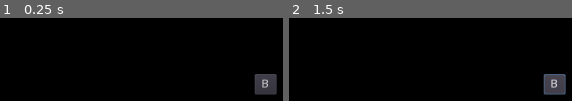
Above: before the commit, frames 1-2 (left to right).
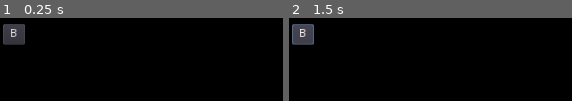
Above: after the commit, the same moments.

Repository: FrederickKDP/EveryDayQuote
Game: Godot game, scene res://Main.tscn
Two runs of this game, one before a commit and one after it. Both use one fixed random seed, a clock stepped at 60 frames per second and the inputs below.
Inputs:
- Up to frame 1 (0.25 s): no input
- Up to frame 2 (1.5 s): click "B" at 0.5 s; click "B" at 1.25 s

The runs differ from the first frame. In frame 1, 3.9% of the frame differs, in the area x 1-98%, y 7-93%; in frame 2, 4.0%.

Commit message:
fade animation and tag display by loop

Diff:
--- a/JsonReader.gd
+++ b/JsonReader.gd
@@ -6,12 +6,22 @@
 var current_quote : int = 0
 var max_quotes : int = 0
 
+onready var group_label : Control = $Control
 onready var quote_label : Label = $Control/Quote
 onready var author_label : Label = $Control/Author
 onready var tags_label : Label = $Control/Tags
 
+onready var fadeIn : Tween = $FadeIn
+onready var fadeOut : Tween = $FadeOut
+
+onready var timer : Timer = $NextQuote
+
 # Called when the node enters the scene tree for the first time.
 func _ready():
+	#Fades
+	var _inter = fadeIn.interpolate_property(group_label, "modulate", Color(1,1,1,1), Color(1,1,1,0), 1, Tween.TRANS_LINEAR, Tween.EASE_IN)
+	_inter = fadeOut.interpolate_property(group_label, "modulate", Color(1,1,1,0), Color(1,1,1,1), 1, Tween.TRANS_LINEAR, Tween.EASE_IN)
+
 	get_tree().get_root().set_transparent_background(true)
 	randomize()
 	var file = File.new()
@@ -20,24 +30,42 @@
 	quotes_col  = JSON.parse(content)
 	max_quotes = quotes_col.result.size()
 	current_quote = randi()%max_quotes
-	var entity = quotes_col.result[current_quote]
-	show_quote(entity)
+	#var entity = quotes_col.result[current_quote]
+	update_quote()
+	fadeOut.start()
 	file.close()
 	#return content
 
 func next_quote():
-	print("call")
+	print("next quote")
 	current_quote+=1
 	if(current_quote>=max_quotes):
 		current_quote=0
+	#fadeIn.reset_all()
+	var _inter = fadeIn.interpolate_property(group_label, "modulate", Color(1,1,1,1), Color(1,1,1,0), 1, Tween.TRANS_LINEAR, Tween.EASE_IN)
+	fadeIn.start()
+
+func update_quote():
 	var entity = quotes_col.result[current_quote]
-	show_quote(entity)
-
-func show_quote(entity : Dictionary):
 	quote_label.text = entity["quote"]
 	author_label.text = entity["author"]
-	tags_label.text = entity["tags"][0]
+	var tags_found = entity["tags"]
+	tags_label.text = "tags:"
+	#TODO: Add commas
+	for i in tags_found:
+		tags_label.text += i+" "
 
 
 func _on_Timer_timeout():
 	next_quote()
+	timer.stop()
+
+
+func _on_FadeOut_tween_completed(object, key):
+	timer.start()
+
+
+func _on_FadeIn_tween_completed(object, key):
+	update_quote()
+	var _inter = fadeOut.interpolate_property(group_label, "modulate", Color(1,1,1,0), Color(1,1,1,1), 1, Tween.TRANS_LINEAR, Tween.EASE_IN)
+	fadeOut.start()
--- a/Main.tscn
+++ b/Main.tscn
@@ -58,19 +58,25 @@
 "_edit_use_anchors_": false
 }
 
-[node name="Button" type="Button" parent="."]
-margin_left = 326.0
-margin_top = 140.0
-margin_right = 354.0
-margin_bottom = 166.0
+[node name="BorderToogle" type="Button" parent="."]
+margin_left = 4.38498
+margin_top = 75.8552
+margin_right = 32.385
+margin_bottom = 101.855
 text = "B"
 script = ExtResource( 3 )
 __meta__ = {
 "_edit_use_anchors_": false
 }
 
-[node name="Timer" type="Timer" parent="."]
-autostart = true
+[node name="NextQuote" type="Timer" parent="."]
+one_shot = true
 
-[connection signal="button_down" from="Button" to="Button" method="_on_Button_button_down"]
-[connection signal="timeout" from="Timer" to="." method="_on_Timer_timeout"]
+[node name="FadeOut" type="Tween" parent="."]
+
+[node name="FadeIn" type="Tween" parent="."]
+
+[connection signal="button_down" from="BorderToogle" to="BorderToogle" method="_on_Button_button_down"]
+[connection signal="timeout" from="NextQuote" to="." method="_on_Timer_timeout"]
+[connection signal="tween_completed" from="FadeOut" to="." method="_on_FadeOut_tween_completed"]
+[connection signal="tween_completed" from="FadeIn" to="." method="_on_FadeIn_tween_completed"]
